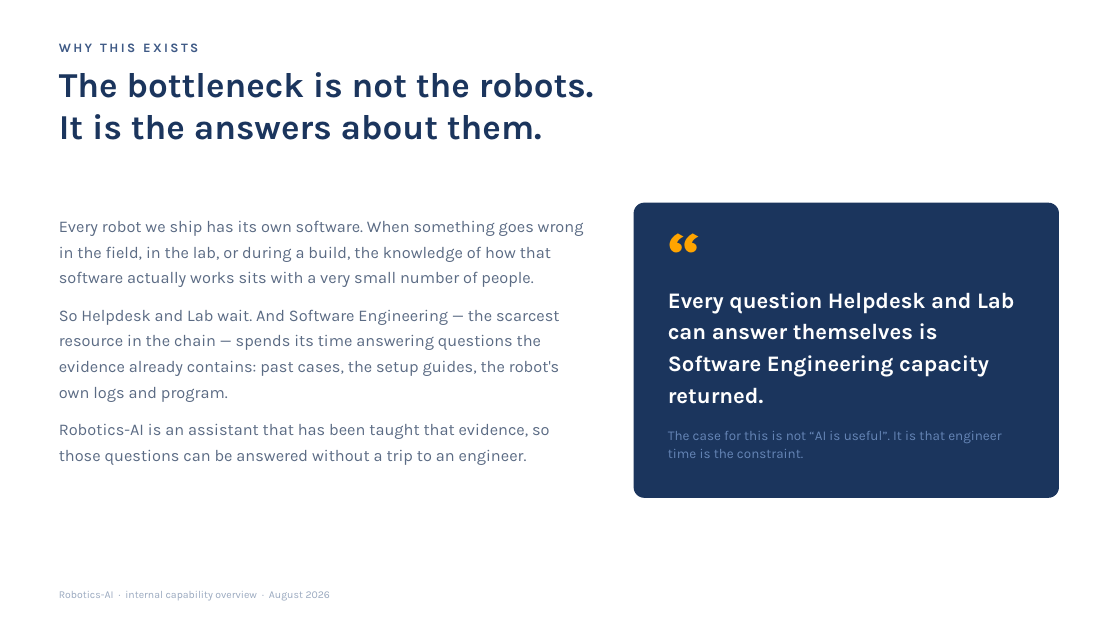
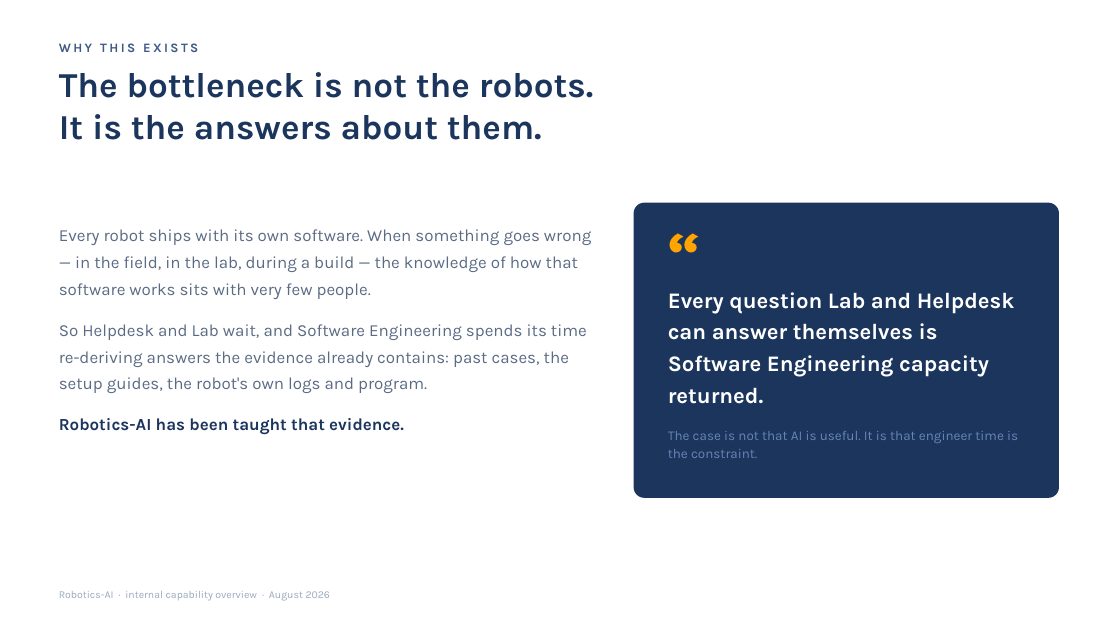
Before and after one commit to SkalarJoostE/Robotics-Private, a slide deck: slide 2 of Rollout/Capability Overview/Robotics-AI Capability Overview.pptx. Drawn at 1120x630 pixels with LibreOffice and Linux fonts; fonts in the diff are those of the drawing. Boxes give left, top, right and bottom in pixels: in the first picture for what was removed or moved away, otherwise in the second. Text is boxed around its words. In the diff, an @@ line names an element or a change of style, - is before the commit and + after.

```diff
--- a/Rollout/Capability Overview/Robotics-AI Capability Overview.pptx
+++ b/Rollout/Capability Overview/Robotics-AI Capability Overview.pptx
@@ text at (59,229,591,435): text changed; size 14 to 14.5 pt @@
-Every robot we ship has its own software. When something goes wrong in the field, in the lab, or during a build, the knowledge of how that software actually works sits with a very small number of people.
-So Helpdesk and Lab wait. And Software Engineering — the scarcest resource in the chain — spends its time answering questions the evidence already contains: past cases, the setup guides, the robot's own logs and program.
-Robotics-AI is an assistant that has been taught that evidence, so those questions can be answered without a trip to an engineer.
+Every robot ships with its own software. When something goes wrong — in the field, in the lab, during a build — the knowledge of how that software works sits with very few people.
+So Helpdesk and Lab wait, and Software Engineering spends its time re-deriving answers the evidence already contains: past cases, the setup guides, the robot's own logs and program.
+Robotics-AI has been taught that evidence.
@@ text at (668,292,1015,404): text changed @@
-Every question Helpdesk and Lab can answer themselves is Software Engineering capacity returned.
+Every question Lab and Helpdesk can answer themselves is Software Engineering capacity returned.
@@ text at (668,431,1018,458): text changed @@
-The case for this is not “AI is useful”. It is that engineer time is the constraint.
+The case is not that AI is useful. It is that engineer time is the constraint.
```
Also in this commit, not shown: 4 other slides changed, 4 slides added, 5 slides removed, 6 other files.
